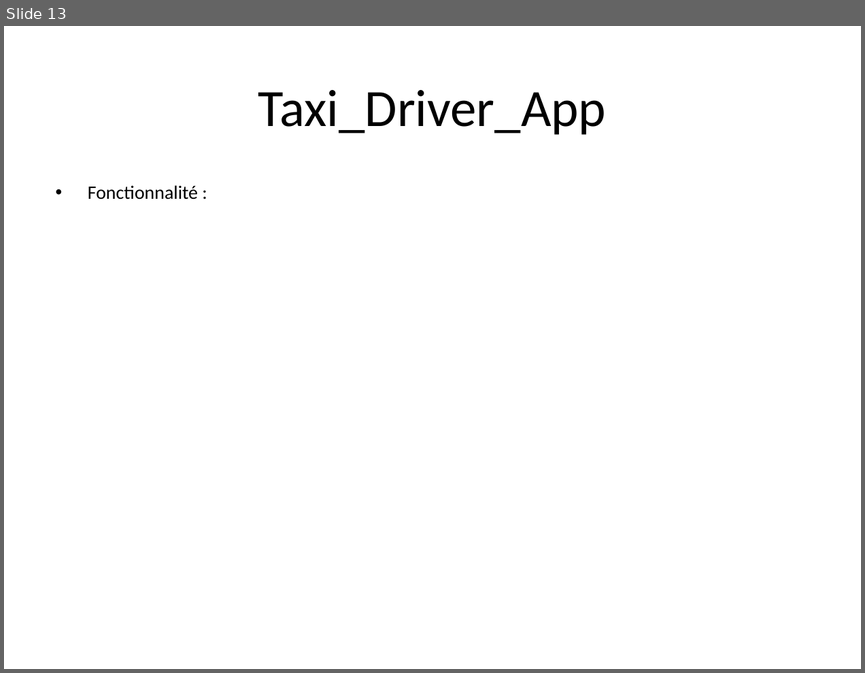
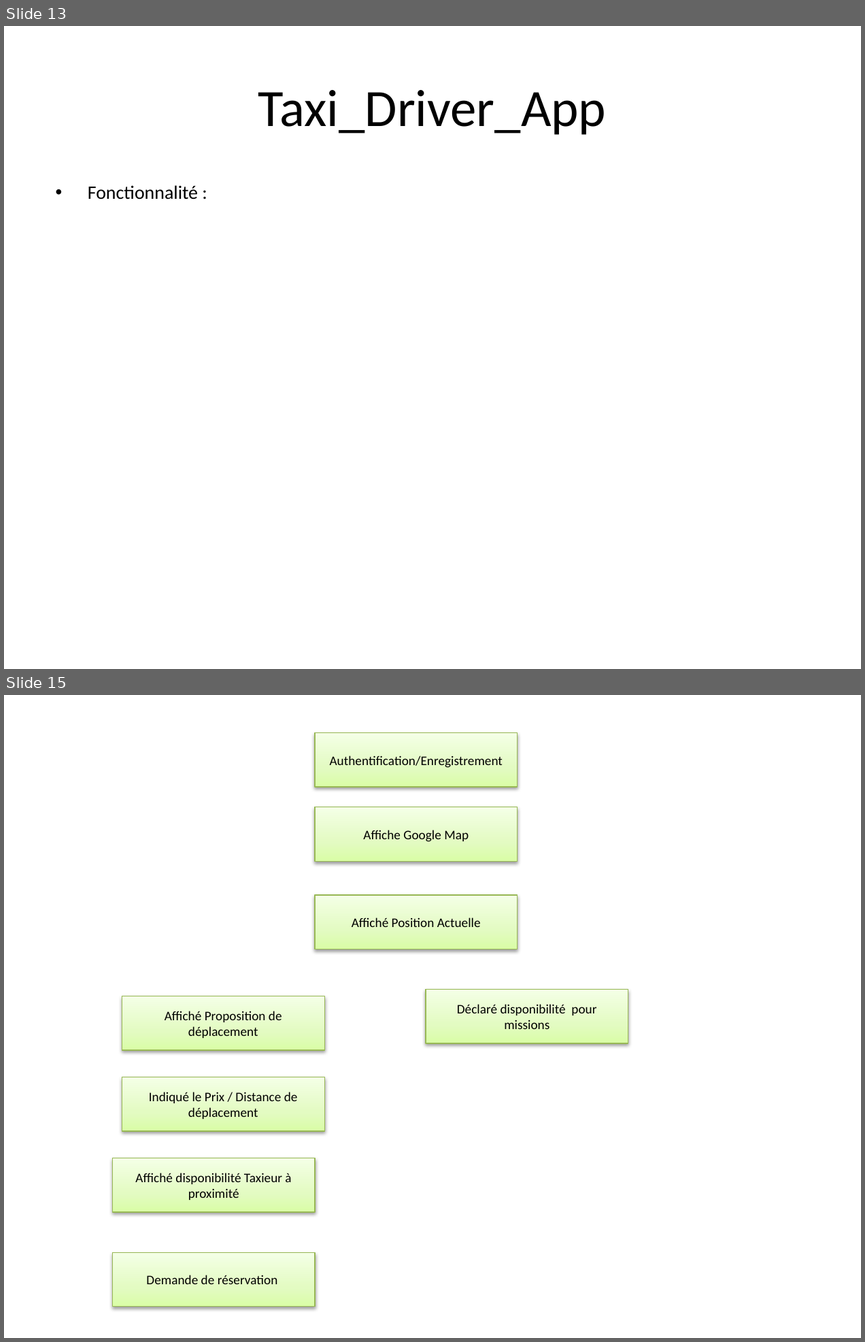
Before and after one commit to Devsaci/projest-taxi_app-reference, a slide deck: Taxi_App Presentation.pptx. Shown one above the other, each under a label of ours: slide 13 before the commit, slides 13 and 15 after it; the slides between them are not shown. The pictures are 865x673 and 865x1342 pixels, drawn with LibreOffice and Linux fonts; fonts in the diff are those of the drawing. Boxes give left, top, right and bottom in pixels: in the first picture for what was removed or moved away, otherwise in the second. Text is boxed around its words. In the diff, an @@ line names an element or a change of style, - is before the commit and + after.

```diff
--- a/Taxi_App Presentation.pptx
+++ b/Taxi_App Presentation.pptx
@@ slide 15 added at [4, 695, 861, 1338], background #FFFFFF @@
@@ rectangle added at [315, 732, 517, 787], fill gradient #DAFDA7 to #E4FCC2 to #F5FFE7, outline #98B955 0.75 pt, 11 pt, text #000000 @@
+Authentification/Enregistrement
@@ rectangle added at [315, 807, 517, 861], fill gradient #DAFDA7 to #E4FCC2 to #F5FFE7, outline #98B955 0.75 pt, 11 pt, text #000000 @@
+Affiche Google Map
@@ rectangle added at [315, 895, 517, 949], fill gradient #DAFDA7 to #E4FCC2 to #F5FFE7, outline #98B955 0.75 pt, 11 pt, text #000000 @@
+Affiché Position Actuelle
@@ rectangle added at [122, 996, 324, 1050], fill gradient #DAFDA7 to #E4FCC2 to #F5FFE7, outline #98B955 0.75 pt, 11 pt, text #000000 @@
+Affiché Proposition de déplacement
@@ rectangle added at [426, 989, 628, 1044], fill gradient #DAFDA7 to #E4FCC2 to #F5FFE7, outline #98B955 0.75 pt, 11 pt, text #000000 @@
+Déclaré disponibilité pour missions
@@ rectangle added at [122, 1077, 324, 1131], fill gradient #DAFDA7 to #E4FCC2 to #F5FFE7, outline #98B955 0.75 pt, 11 pt, text #000000 @@
+Indiqué le Prix / Distance de déplacement
@@ rectangle added at [113, 1157, 315, 1212], fill gradient #DAFDA7 to #E4FCC2 to #F5FFE7, outline #98B955 0.75 pt, 11 pt, text #000000 @@
+Affiché disponibilité Taxieur à proximité
@@ rectangle added at [113, 1252, 315, 1306], fill gradient #DAFDA7 to #E4FCC2 to #F5FFE7, outline #98B955 0.75 pt, 11 pt, text #000000 @@
+Demande de réservation
```
Also in this commit, not shown: 1 other slide added, 28 other files.
